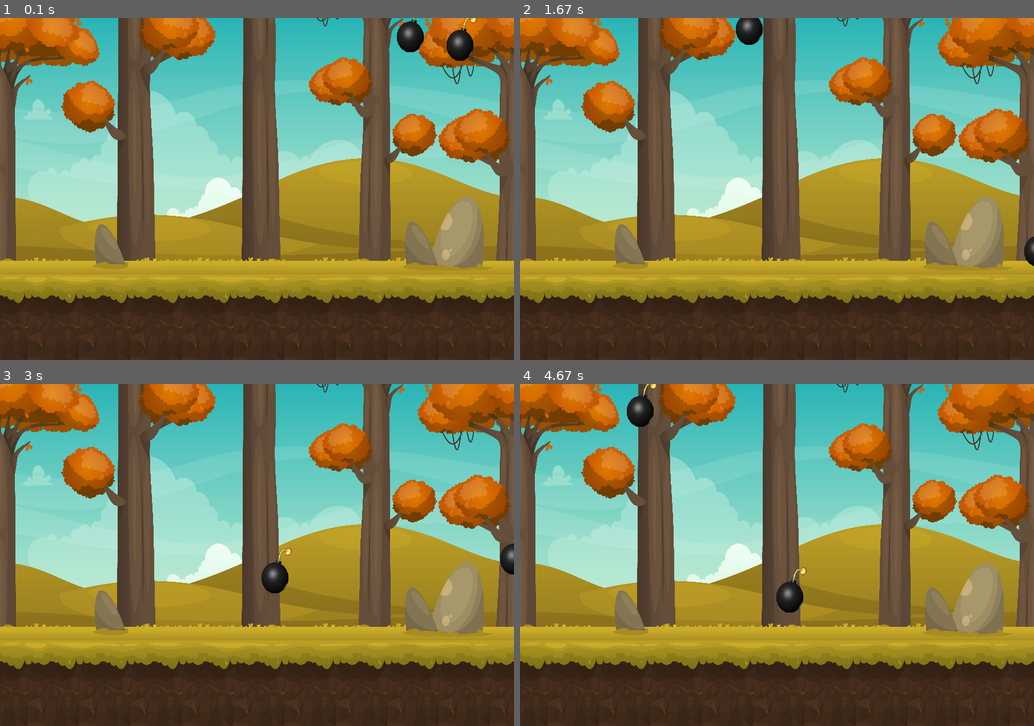
Above: before the commit, frames 1-4 (two rows, left to right).
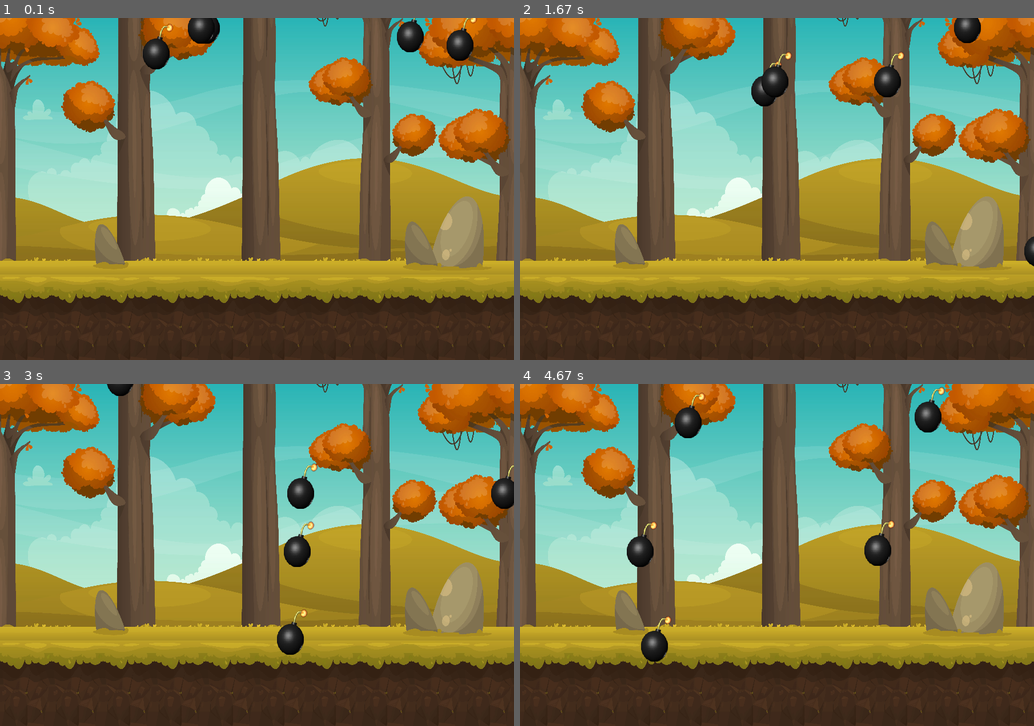
Above: after the commit, the same moments.

Repository: lucassantoss4/pygame
Game: pygame game, started from Versiona_lucas.py
Same seed, same stepped clock (60 frames per second), same inputs: the game is played once before the commit and once after it.
Inputs:
- Up to frame 1 (0.1 s): no input
- Up to frame 2 (1.67 s): no input
- Up to frame 3 (3 s): no input
- Up to frame 4 (4.67 s): no input

The runs differ from the first frame. In frame 1, 0.8% of the frame differs, in the area x 27-43%, y 0-15%; in frame 2, 1.7%; in frame 3, 2.4%; in frame 4, 2.9%, in the area x 20-83%, y 0-82%.

Commit message:
adicionando classe

Diff:
--- a/Versiona_lucas.py
+++ b/Versiona_lucas.py
@@ -1,6 +1,7 @@
 # ===== Inicialização =====
 # ----- Importa e inicia pacotes
 
+from typing import Any
 import pygame
 import random
 
@@ -56,11 +57,38 @@
             self.speedx = random.randint(-3, 3)
             self.speedy = random.randint(1, 11)
 
+class enviar (pygame.sprite.Sprite):
+    def __init__(self,img):
+        # Construtor da classe mãe (Sprite).
+        pygame.sprite.Sprite.__init__(self)
+
+        self.image = img
+        self.rect = self.image.get_rect()
+        self.rect.centerx = LARGURA / 2
+        self.rect.bottom = ALTURA - 10
+        self.speedx = 0
+
+    def update(self):
+        #Atualiza a posição
+        self.rect.x += self.speedx
+
+        #Mantem dentro da tela
+        if self.rect.right > LARGURA:
+            self.rect.right = LARGURA
+        if self.rect.left < 0:
+            self.rect.left = 0
 
 game = True  # Variável para o loop principal
 # Variável para o ajuste de velocidade
 clock = pygame.time.Clock()
 FPS = 60
+
+# grupos de bombas
+todas_bombas = pygame.sprite.Group()
+# criando bombas e adicionando no grupo
+for i in range(5):
+    bomba = Bomba(bomba_img_small)
+    todas_bombas.add(bomba)
 
 # Criando um grupo de bombas
 bombas = pygame.sprite.Group()
@@ -80,16 +108,14 @@
 
     # ----- Atualiza estado do jogo
     # Atualizando a posição da bomba
-    bomba1.update()
-    bomba2.update()
+    todas_bombas.update()
 
     # ----- Gera saídas
     janela.fill((255, 255, 255))  # Preenche com a cor branca
     janela.blit(fundo, (0, 0)) # coloca a imagem de fundo na tela
 
     # Desenhando a bomba
-    janela.blit(bomba1.image, bomba1.rect)
-    janela.blit(bomba2.image, bomba2.rect)
+    todas_bombas.draw(janela)
     pygame.display.update() # Mostra o novo frame para o jogador
 
 # ===== Finalização =====
